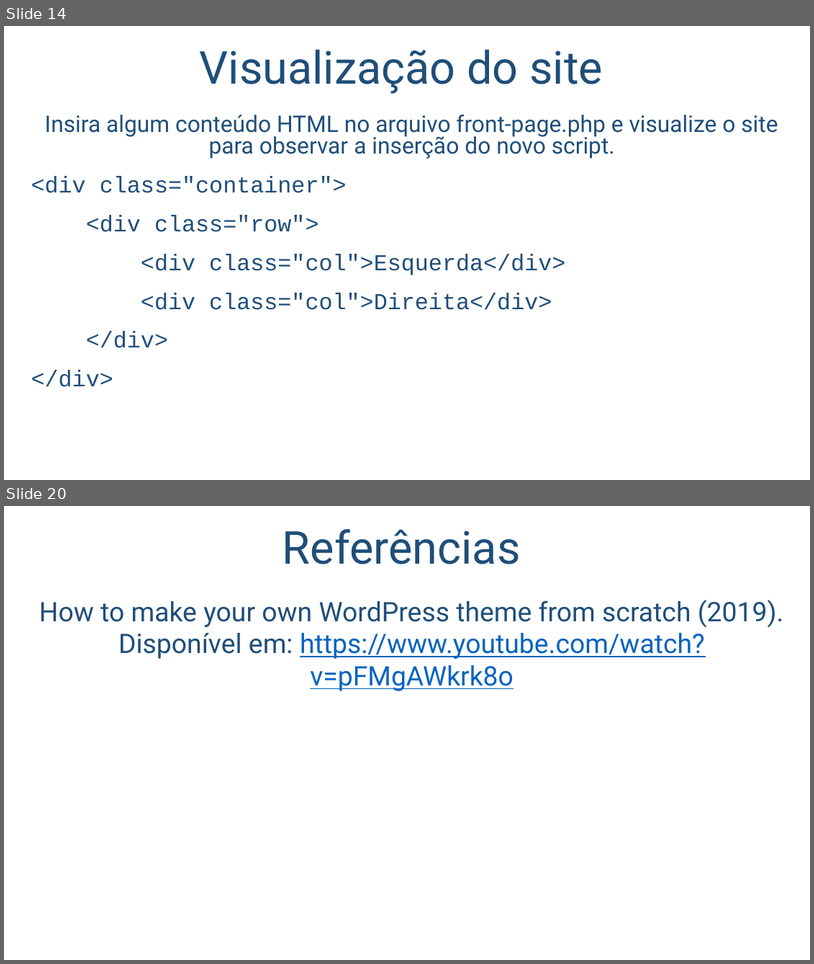
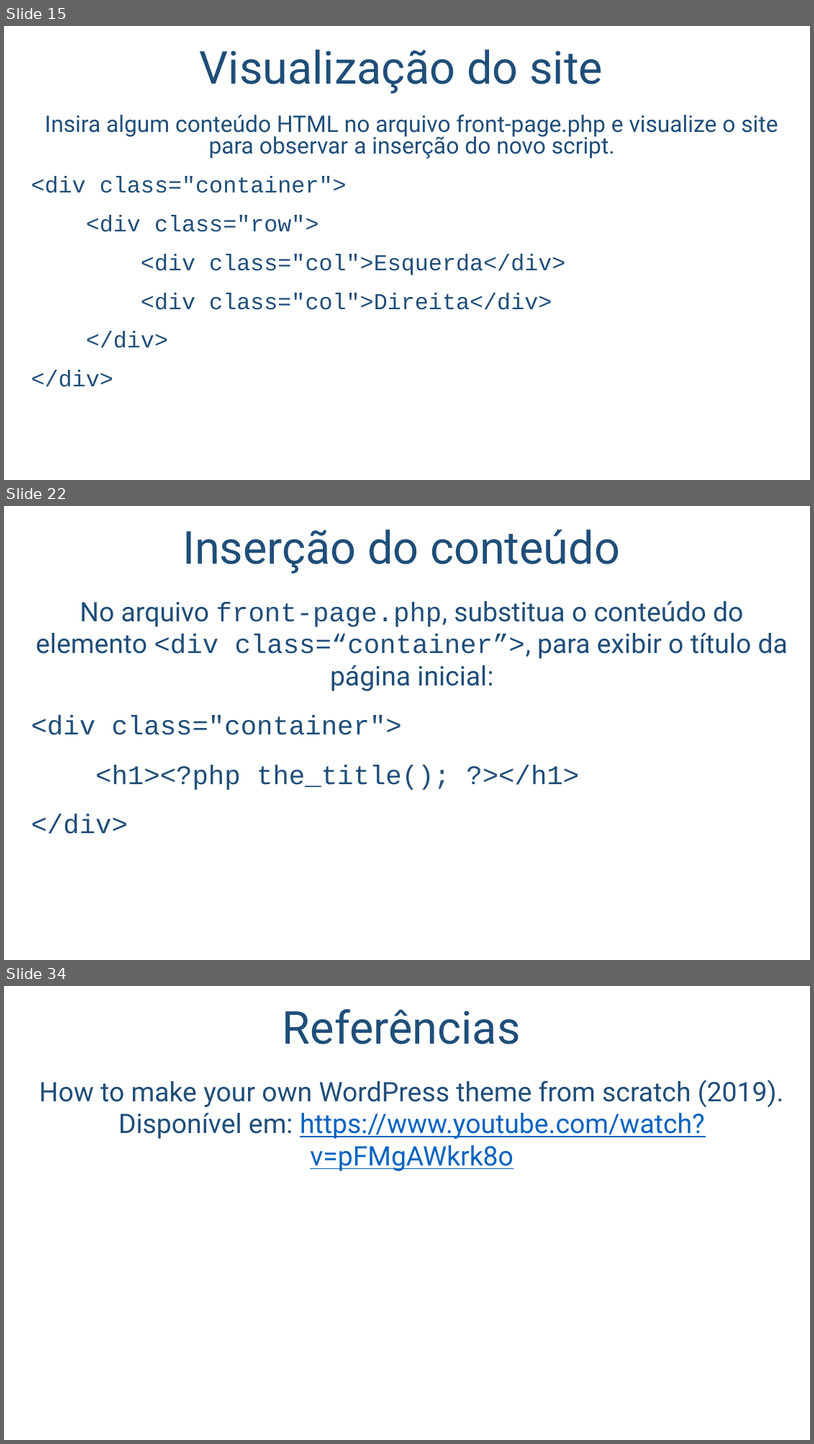
Before and after one commit to salmo-jr/public-slides, a slide deck: wordpress-como-criar-um-novo-tema.pptx. Shown one above the other, each under a label of ours: slides 14 and 20 before the commit, slides 15, 22 and 34 after it; the slides between them are not shown. The pictures are 814x964 and 814x1444 pixels, drawn with LibreOffice and Linux fonts; fonts in the diff are those of the drawing; background and template pictures are left out. Boxes give left, top, right and bottom in pixels: in the first picture for what was removed or moved away, otherwise in the second. Text is boxed around its words. In the diff, an @@ line names an element or a change of style, - is before the commit and + after.

```diff
--- a/wordpress-como-criar-um-novo-tema.pptx
+++ b/wordpress-como-criar-um-novo-tema.pptx
@@ slide 22 added at [4,506,810,960], background picture (left out) @@
@@ title added at [183,529,620,574], 54 pt, text #1F4E79 @@
+Inserção do conteúdo
@@ text added at [31,601,788,834], 32 pt, text #1F4E79 @@
+No arquivo front-page.php, substitua o conteúdo do elemento <div class=“container”>, para exibir o título da página inicial:
+<div class="container">
+<h1><?php the_title(); ?></h1>
+</div>
@@ what was slide 14 is now slide 15 @@
@@ what was slide 20 is now slide 34 @@
```
Also in this commit, not shown: 13 slides changed, 13 other slides added.
